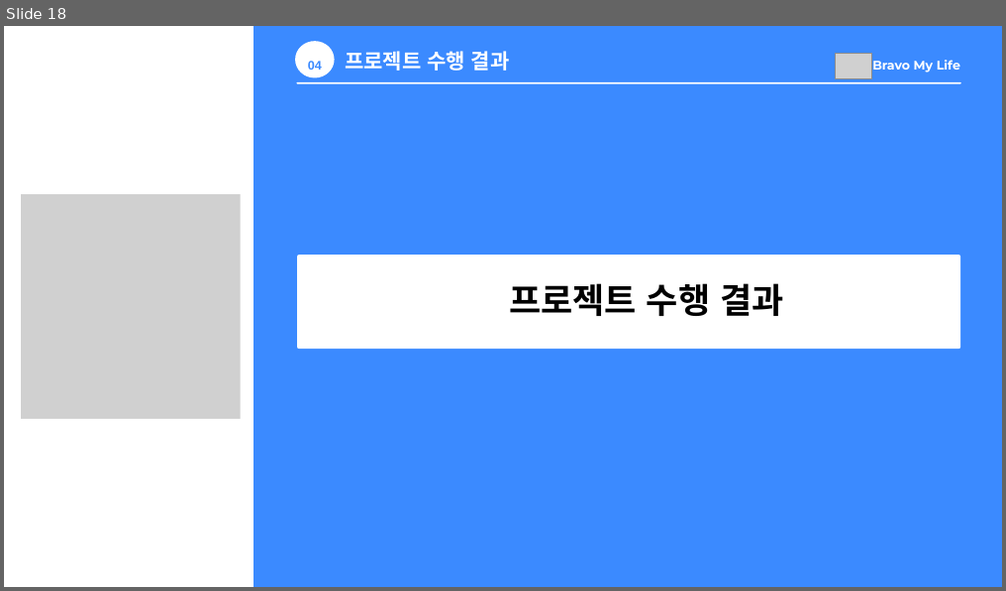
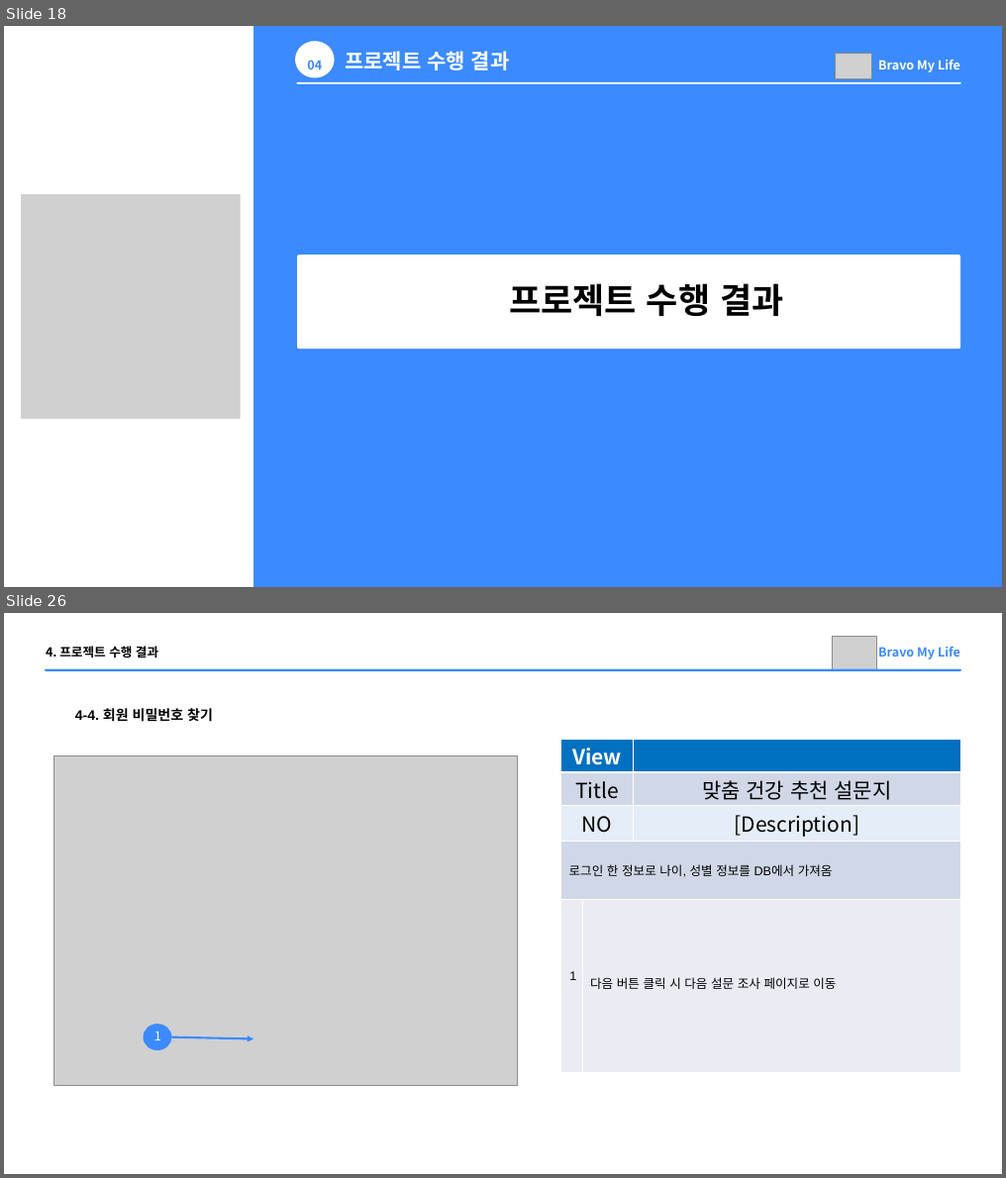
Before and after one commit to Parkjisoo00/ecommerce.saturn, a slide deck: resource/10.prepare/Saturn 미완성.pptx. Shown one above the other, each under a label of ours: slide 18 before the commit, slides 18 and 26 after it; the slides between them are not shown. The pictures are 1006x591 and 1006x1178 pixels, drawn with LibreOffice and Linux fonts; fonts in the diff are those of the drawing; grey boxes stand for pictures. Boxes give left, top, right and bottom in pixels: in the first picture for what was removed or moved away, otherwise in the second. Text is boxed around its words. In the diff, an @@ line names an element or a change of style, - is before the commit and + after.

Commit message:
[아이디 찾기 버튼 수정, ppt수정, WBS 수정]

```diff
--- a/resource/10.prepare/Saturn 미완성.pptx
+++ b/resource/10.prepare/Saturn 미완성.pptx
@@ slide 26 added at (4,613,1002,1174), background #FFFFFF @@
@@ picture added at (832,636,875,669) @@
@@ line added from (46, 670) to (960, 670), #3B8AFF 3 pt @@
@@ text added at (46,646,158,658), 18 pt, text #000000, bold @@
+4. 프로젝트 수행 결과
@@ text added at (878,647,960,660), 18 pt, text #3B8AFF, bold @@
+Bravo My Life
@@ text added at (75,708,213,722), 20 pt, text #000000, bold @@
+4-4. 회원 비밀번호 찾기
@@ picture added at (54,757,518,1086) @@
@@ table added at (561,739,961,1072), 5 rows, 3 columns @@
+View |  | 
+Title |  | 맞춤 건강 추천 설문지
+NO |  | [Description]
+로그인 한 정보로 나이, 성별 정보를 DB에서 가져옴 |  | 
+1 | 다음 버튼 클릭 시 다음 설문 조사 페이지로 이동 | 
@@ freeform shape added at (144,1024,171,1051), fill #3B8AFF @@
@@ text added at (154,1031,161,1041), 18 pt, text #FFFFFF @@
+1
@@ arrow added from (168, 1037) to (253, 1039), #3B8AFF 3 pt @@
@@ slide 18 changed as well @@
@@ text "Bravo My Life" at (878,60,960,73): font Montserrat to Noto Sans CJK KR @@
```
Also in this commit, not shown: 23 other slides changed, 6 other slides added, 3 other files.
